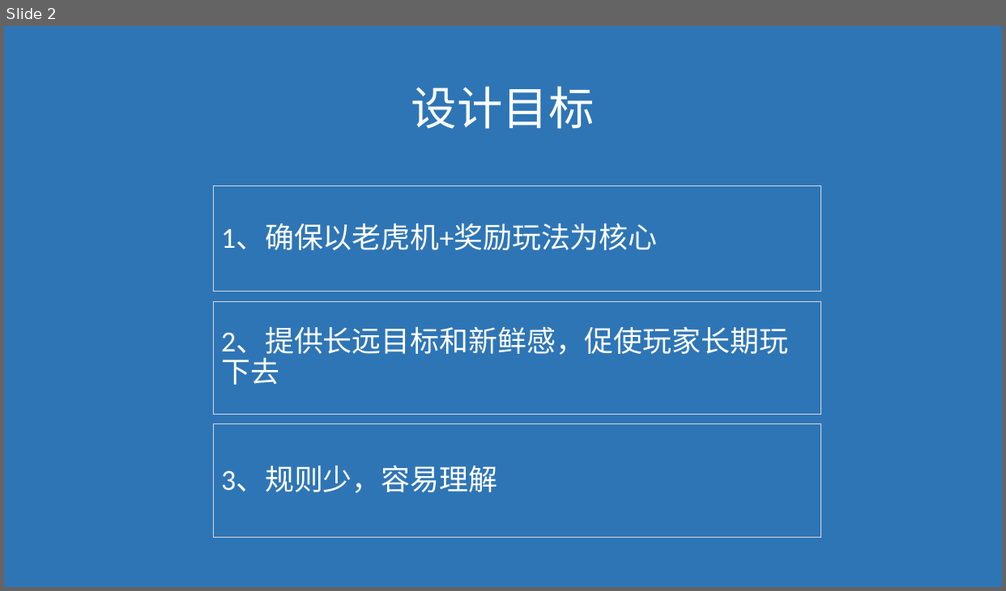
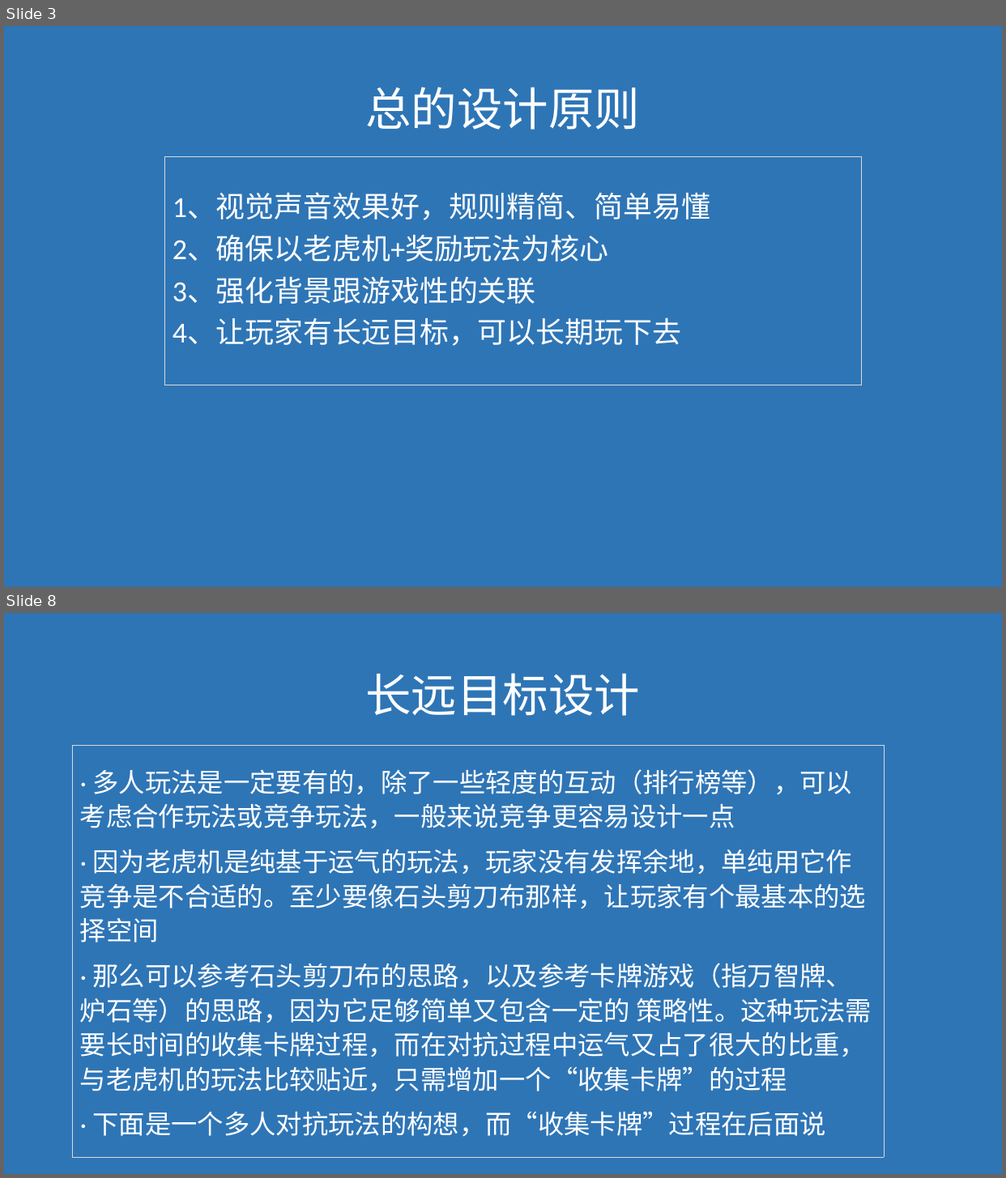
Before and after one commit to janryf/mygame, a slide deck: 构想.pptx. Shown one above the other, each under a label of ours: slide 2 before the commit, slides 3 and 8 after it; the slides between them are not shown. The pictures are 1006x591 and 1006x1178 pixels, drawn with LibreOffice and Linux fonts; fonts in the diff are those of the drawing. Boxes give left, top, right and bottom in pixels: in the first picture for what was removed or moved away, otherwise in the second. Text is boxed around its words. In the diff, an @@ line names an element or a change of style, - is before the commit and + after.

```diff
--- a/构想.pptx
+++ b/构想.pptx
@@ slide 8 added at box(4, 613, 1002, 1174), background #2E75B6 @@
@@ text added at box(365, 673, 640, 716), 44 pt, text #FFFFFF @@
+长远目标设计
@@ rectangle added at box(73, 746, 884, 1158), outline #D9D9D9 0.75 pt dashed, 25.2 pt, text #FFFFFF @@
+· 多人玩法是一定要有的，除了一些轻度的互动（排行榜等），可以考虑合作玩法或竞争玩法，一般来说竞争更容易设计一点
+· 因为老虎机是纯基于运气的玩法，玩家没有发挥余地，单纯用它作竞争是不合适的。至少要像石头剪刀布那样，让玩家有个最基本的选择空间
+· 那么可以参考石头剪刀布的思路，以及参考卡牌游戏（指万智牌、炉石等）的思路，因为它足够简单又包含一定的 策略性。这种玩法需要长时间的收集卡牌过程，而在对抗过程中运气又占了很大的比重，与老虎机的玩法比较贴近，只需增加一个“收集卡牌”的过程
+· 下面是一个多人对抗玩法的构想，而“收集卡牌”过程在后面说
@@ what was slide 2 is now slide 3 @@
@@ slide 3 changed as well @@
@@ text at box(365, 87, 640, 130): text changed @@
-设计目标
+总的设计原则
@@ rectangle "1、视觉声音效果好，规则精简、简单易懂": place and size @@
-rectangle "1、视觉声音效果好，规则精简、简单易懂" at box(214, 186, 821, 291)
+rectangle "1、视觉声音效果好，规则精简、简单易懂" at box(165, 157, 862, 386)
@@ text in rectangle at box(172, 194, 710, 346): text changed @@
-1、确保以老虎机+奖励玩法为核心
+1、视觉声音效果好，规则精简、简单易懂
+2、确保以老虎机+奖励玩法为核心
+3、强化背景跟游戏性的关联
+4、让玩家有长远目标，可以长期玩下去
@@ rectangle removed at box(214, 301, 821, 415) @@
-2、提供长远目标和新鲜感，促使玩家长期玩下去
@@ rectangle removed at box(214, 425, 821, 537) @@
-3、规则少，容易理解
```
Also in this commit, not shown: 16 other slides added, 6 slides removed, 7 other files.
